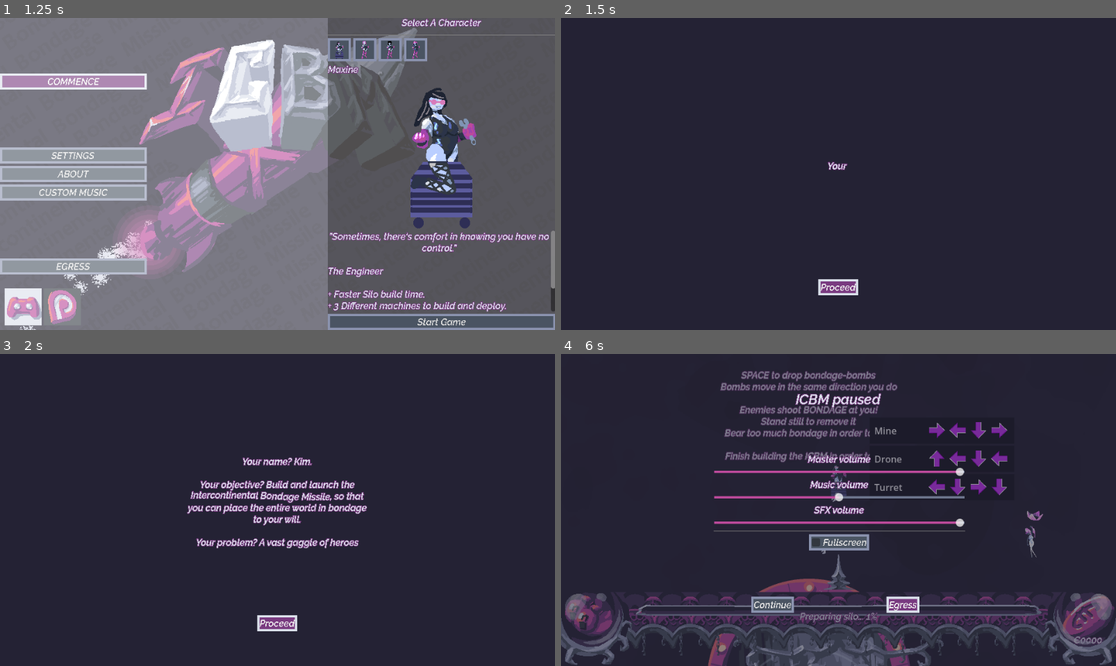
Above: before the commit, frames 1-4 (two rows, left to right).
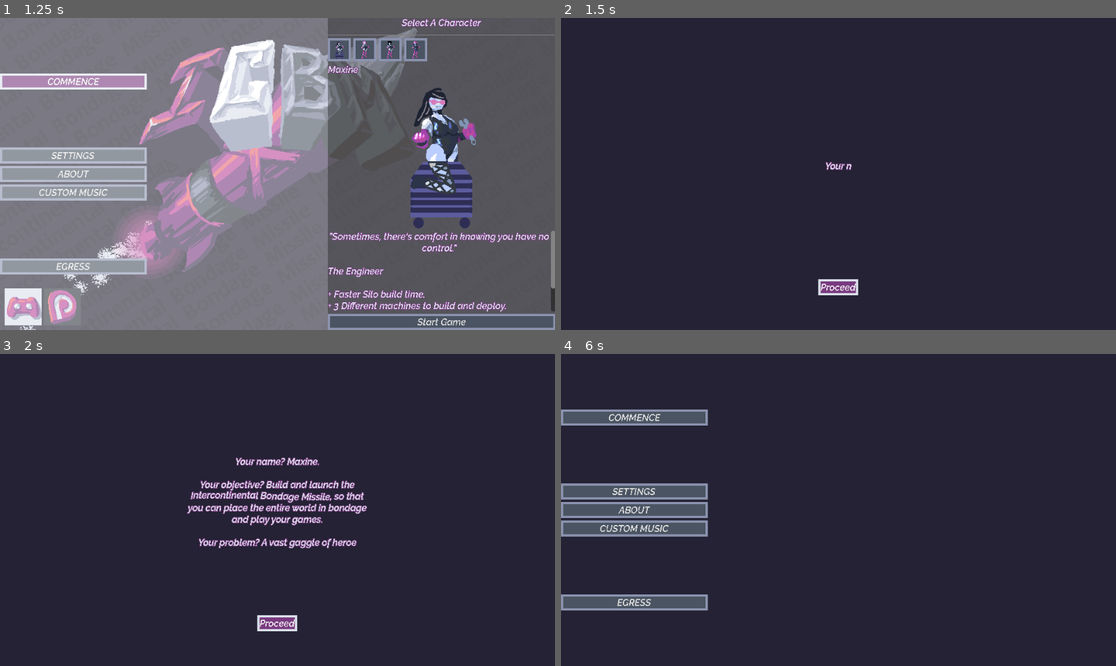
Above: after the commit, the same moments.

Repository: MaxIsJoe/MICBM
Game: Godot game, scene res://ui/title/main_menu.tscn
Same seed, same stepped clock (60 frames per second), same inputs: the game is played once before the commit and once after it. The engine's default icon, where the game draws it, is replaced by a stand-in: a white triangle on a blue panel in a dark square.
Inputs (mouse positions are in pixels of both pictures, inside the frame that each line leads up to):
- Up to frame 1 (1.25 s): click "COMMENCE" at 0.5 s
- Up to frame 2 (1.5 s): click "Start Game" at 1.25 s
- Up to frame 3 (2 s): no input
- Up to frame 4 (6 s): tap Enter (ui_accept) at 2, 2.27, 3.02, 4.52, 5.27 s; move the mouse to (838, 500) at 2.02 s; hold D (move_right) 2.03-2.78 s; hold Space (attack) 2.03-2.78 s; click (838, 500) at 2.17 s; move the mouse to (832, 425) at 2.77 s; hold S (move_down) 2.78-3.53 s; tap P (test) at 2.85 s; click (832, 425) at 2.92 s; move the mouse to (1088, 641) at 3.52 s; hold D (move_right) 3.53-4.28 s; tap C at 3.6 s; click (1088, 641) at 3.67 s; move the mouse to (838, 616) at 4.27 s; hold W (move_up) 4.28-5.03 s; tap Tab at 4.35 s; click (838, 616) at 4.42 s; move the mouse to (1005, 556) at 5.02 s; hold A (move_left) 5.03-5.75 s; hold Space (attack) 5.03-5.75 s; tap Escape (ui_cancel) at 5.65 s; click "Egress" at 5.75 s

Frame 1 is identical in both runs. In frame 2, less than 0.1% of the frame differs, in the area x 47-53%, y 46-49%; in frame 3, 1.2%; in frame 4, 24%, in the area x 0-100%, y 5-100%.
Error before the commit: Invalid call. Nonexistent function 'end_run' in base 'Node (game.gd)'. (res://ui/pause_menu.gd:17)

Commit message:
intro text

Diff:
--- a/entities/player/CharacterInfo/engineer.tres
+++ b/entities/player/CharacterInfo/engineer.tres
@@ -15,5 +15,13 @@
 + 3 Different machines to build and deploy.
 - Your own machines can target you.
 - Terrible acceleration speed on the mobile wooden horse."
+loss_text = "[center]And so, Maxine's games have reached their conclusion. Stopped by a vast league of many noble heroes, who safely incapacitated the young villain to await a fair trial at a later date.
+
+She would later be found guilty of International Mega-terrorism, and sentenced to six months of community service or a €500 fine.[/center]"
+intro_text = "Your name? Maxine.
+
+Your objective? Build and launch the [wave]Intercontinental Bondage Missile[/wave], so that you can place the entire world in bondage and play your games.
+
+Your problem? A vast gaggle of heroes has come to stop you."
 character_icon = ExtResource("1_4gdx8")
 character_scene = ExtResource("2_5voq3")
--- a/entities/player/CharacterInfo/kim.tres
+++ b/entities/player/CharacterInfo/kim.tres
@@ -7,8 +7,16 @@
 [resource]
 script = ExtResource("1_7815s")
 character_name = "Kim"
-character_desc = "[center]The original playable character.[/center]
+character_desc = "[center]The carelessr.[/center]
 
-The vanilla expierence. No modifications."
+The original character. Vanilla expierence. No modifications."
+loss_text = "[center]And so it was that the dire machinations of Kim the Careless were put to an end. Stopped by a vast league of many noble heroes, who safely incapacitated the young villain to await a fair trial at a later date.
+
+She would later be found guilty of International Mega-terrorism, and sentenced to six months of community service or a €500 fine.[/center]"
+intro_text = "Your name? Kim.
+
+Your objective? Build and launch the [wave]Intercontinental Bondage Missile[/wave], so that you can place the entire world in bondage to your will.
+
+Your problem? A vast gaggle of heroes has come to stop you."
 character_icon = ExtResource("1_jm2u7")
 character_scene = ExtResource("2_7qbro")
--- a/entities/player/CharacterInfo/rin.tres
+++ b/entities/player/CharacterInfo/rin.tres
@@ -13,5 +13,13 @@
 
 + Wider explosion radius.
 - Unable to move while attacking."
+loss_text = "[center]And so, The sky no longer claims new victims to be bound, as the dire machinations of Rin, the Sky Mistress, were put to an end. Stopped by a vast league of many noble heroes, who safely incapacitated the young villain to await a fair trial at a later date.
+
+She would later be found guilty of International Mega-terrorism, and sentenced to three blue moons in Mirska's dungeons.[/center]"
+intro_text = "Your name? Rin.
+
+Your objective? Build and launch the [wave]Intercontinental Bondage Missile[/wave], so that you can place the entire world in bondage to your will.
+
+Your problem? A vast gaggle of heroes has come to stop you."
 character_icon = ExtResource("1_bqp2a")
 character_scene = ExtResource("2_lve3h")
--- a/entities/player/CharacterInfo/stella.tres
+++ b/entities/player/CharacterInfo/stella.tres
@@ -13,5 +13,13 @@
 
 + Hurl projectiles quickly where you're going.
 - Long Reload Time."
+loss_text = "[center]And so, Stella, the Rouge Captain, has met the consequences of her treason. Stopped by a vast league of many noble heroes, who safely incapacitated the young villain to await a fair trial at a later date.
+
+She would later be found guilty of International Mega-terrorism, treason, and jay-walking, and sentenced to eighty months of community service or a €5 fine.[/center]"
+intro_text = "Your name? Stella.
+
+Your objective? Build and launch the [wave]Intercontinental Bondage Missile[/wave].
+
+Your problem? Your comrades have come to stop you after they learned about the betrayal you're commiting."
 character_icon = ExtResource("1_mcab1")
 character_scene = ExtResource("2_yil0k")
--- a/entities/player/maxine/machine/drone_attacking.gd
+++ b/entities/player/maxine/machine/drone_attacking.gd
@@ -16,6 +16,7 @@
 	var direction: Vector2 = shooting_ray.global_transform.y.normalized()
 	new_projectile.velocity = direction * projectile_speed
 	new_projectile.teams = target_teams
+	new_projectile.penetrations = 2
 	Game.deploy_instance(new_projectile, father.global_position)
 	if charge_progress.value <= 0:
 		father.queue_free()
--- a/entities/player/maxine/machine/turret_attacking.gd
+++ b/entities/player/maxine/machine/turret_attacking.gd
@@ -16,6 +16,7 @@
 	var new_projectile = projectiles.pick_random().instantiate()
 	new_projectile.velocity = Vector2(projectile_speed, 0).rotated(randf_range(-360, 360))
 	new_projectile.teams = target_teams
+	new_projectile.penetrations = 2
 	Game.deploy_instance(new_projectile, father.global_position)
 	return new_projectile
 
--- a/entities/player/playerinfo.gd
+++ b/entities/player/playerinfo.gd
@@ -3,5 +3,7 @@
 
 @export var character_name: String = "???"
 @export_multiline var character_desc: String = "A blank canvas"
+@export_multiline var loss_text: String = "Unkown Fate.."
+@export_multiline var intro_text: String = "Unkown Fate.."
 @export var character_icon: Texture2D = null
 @export var character_scene: PackedScene = null
--- a/singleta/game.gd
+++ b/singleta/game.gd
@@ -19,7 +19,7 @@
 	"upgrade_screen": preload("res://ui/upgrade_screen.tscn"),
 }
 
-var next_player_to_spawn: PackedScene = null
+var next_player: PlayerInfo
 
 const pause_menu_scene: PackedScene = preload("res://ui/pause_menu.tscn")
 
--- a/splashes/end_splash.gd
+++ b/splashes/end_splash.gd
@@ -3,20 +3,22 @@
 
 @onready var stats: Control = $Stats
 @onready var text_holder: VBoxContainer = $text_holder
+@onready var label: CentredLabel = $text_holder/label
 @onready var animator: AnimationPlayer = $animator
 var showing: bool = false
 
 func _on_egress_pressed() -> void:
 	Engine.time_scale = 1
 	GlobalSound.pitch_shift(1, 1)
-	GlobalSound.lower_bus_volume(AudioServer.get_bus_index("Gameplay") , 0, 0.25)
+	GlobalSound.lower_bus_volume(AudioServer.get_bus_index("Gameplay"), 0, 0.25)
 	get_tree().change_scene_to_file("res://ui/title/main_menu.tscn")
 
 func play_fail():
 	if (showing): return
 	showing = true
+	label.text = Game.next_player.loss_text
 	GlobalSound.pitch_shift(Engine.time_scale, 0.25)
-	GlobalSound.lower_bus_volume(AudioServer.get_bus_index("Gameplay") , -32, 1.25)
+	GlobalSound.lower_bus_volume(AudioServer.get_bus_index("Gameplay"), -32, 1.25)
 	animator.play("arrive")
 	$Stats.ShowStats()
 
--- a/splashes/failure.tscn
+++ b/splashes/failure.tscn
@@ -163,6 +163,33 @@
 "arrive": SubResource("2")
 }
 
+[sub_resource type="Animation" id="Animation_hxtbg"]
+length = 0.001
+tracks/0/type = "value"
+tracks/0/imported = false
+tracks/0/enabled = true
+tracks/0/path = NodePath("../Stats/panel:modulate")
+tracks/0/interp = 1
+tracks/0/loop_wrap = true
+tracks/0/keys = {
+"times": PackedFloat32Array(0),
+"transitions": PackedFloat32Array(1),
+"update": 0,
+"values": [Color(1, 1, 1, 1)]
+}
+tracks/1/type = "value"
+tracks/1/imported = false
+tracks/1/enabled = true
+tracks/1/path = NodePath("../Stats/panel:pivot_offset")
+tracks/1/interp = 1
+tracks/1/loop_wrap = true
+tracks/1/keys = {
+"times": PackedFloat32Array(0),
+"transitions": PackedFloat32Array(1),
+"update": 0,
+"values": [Vector2(0, 0)]
+}
+
 [sub_resource type="Animation" id="Animation_2r4sy"]
 resource_name = "show"
 length = 0.5
@@ -191,33 +218,6 @@
 "values": []
 }
 
-[sub_resource type="Animation" id="Animation_hxtbg"]
-length = 0.001
-tracks/0/type = "value"
-tracks/0/imported = false
-tracks/0/enabled = true
-tracks/0/path = NodePath("../Stats/panel:modulate")
-tracks/0/interp = 1
-tracks/0/loop_wrap = true
-tracks/0/keys = {
-"times": PackedFloat32Array(0),
-"transitions": PackedFloat32Array(1),
-"update": 0,
-"values": [Color(1, 1, 1, 1)]
-}
-tracks/1/type = "value"
-tracks/1/imported = false
-tracks/1/enabled = true
-tracks/1/path = NodePath("../Stats/panel:pivot_offset")
-tracks/1/interp = 1
-tracks/1/loop_wrap = true
-tracks/1/keys = {
-"times": PackedFloat32Array(0),
-"transitions": PackedFloat32Array(1),
-"update": 0,
-"values": [Vector2(0, 0)]
-}
-
 [sub_resource type="AnimationLibrary" id="AnimationLibrary_8tinv"]
 _data = {
 "RESET": SubResource("Animation_hxtbg"),
--- a/ui/components/bomb_display.tscn
+++ b/ui/components/bomb_display.tscn
@@ -5,7 +5,8 @@
 
 [sub_resource type="LabelSettings" id="LabelSettings_vkonb"]
 font_size = 64
-shadow_size = 2
+shadow_size = 8
+shadow_color = Color(0.106328, 0.054703, 0.0892049, 0.627451)
 
 [node name="bomb_display" type="Control"]
 custom_minimum_size = Vector2(128, 128)
@@ -32,7 +33,7 @@
 anchor_bottom = 1.0
 grow_horizontal = 2
 grow_vertical = 2
-color = Color(0.253467, 0.12286, 0.19424, 0.141176)
+color = Color(0.254902, 0.121569, 0.196078, 0.0117647)
 
 [node name="ammo_count" type="Label" parent="number_bg"]
 layout_mode = 1
--- a/ui/intro.gd
+++ b/ui/intro.gd
@@ -3,8 +3,8 @@
 
 @export var game_scene: PackedScene = null
 
-
 func _ready() -> void:
+	$textholder/label.text = Game.next_player.intro_text
 	%proceed.grab_focus()
 
 func _on_proceed_pressed() -> void:
--- a/ui/pause_menu.gd
+++ b/ui/pause_menu.gd
@@ -14,7 +14,6 @@
 	Game.update_pause_status()
 
 func _on_egress_pressed() -> void:
-	Game.end_run()
 	remove_from_group("pausers")
 	Game.update_pause_status()
 	get_tree().change_scene_to_packed(main_menu_scene)
--- a/ui/play_page.gd
+++ b/ui/play_page.gd
@@ -25,7 +25,7 @@
 
 func on_selected_new_character(playerinfo: PlayerInfo):
 	selected_character = playerinfo
-	Game.next_player_to_spawn = playerinfo.character_scene
+	Game.next_player = playerinfo
 	character_name.text = selected_character.character_name
 	character_desc.text = selected_character.character_desc
 	character_icon.texture = selected_character.character_icon
--- a/world.gd
+++ b/world.gd
@@ -8,6 +8,6 @@
 	Game.world = self
 	if music:
 		Music.play_song("Ingame")
-	var player = Game.next_player_to_spawn.instantiate()
+	var player = Game.next_player.character_scene.instantiate()
 	add_child(player)
 	player.global_position = player_spawn.global_position
